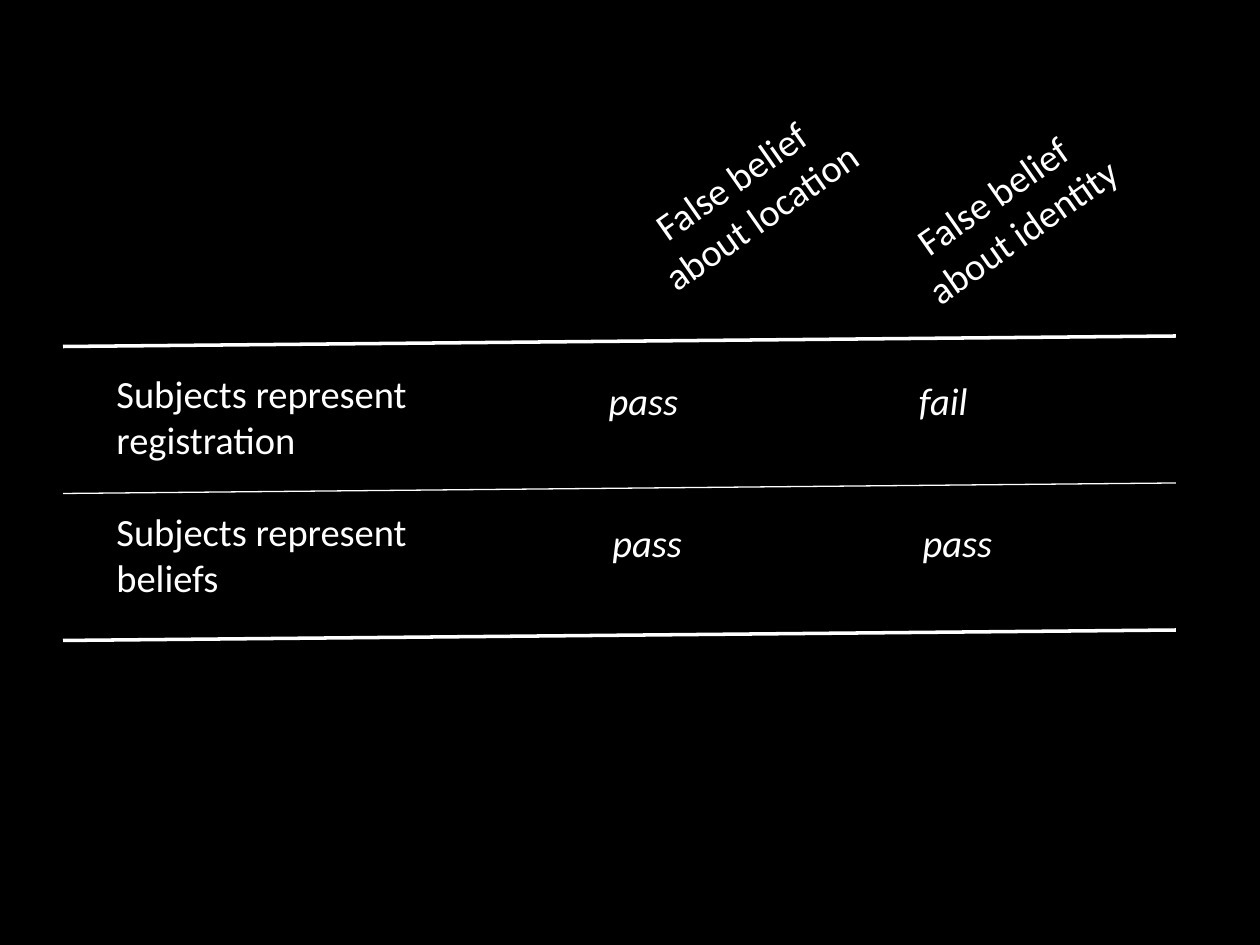
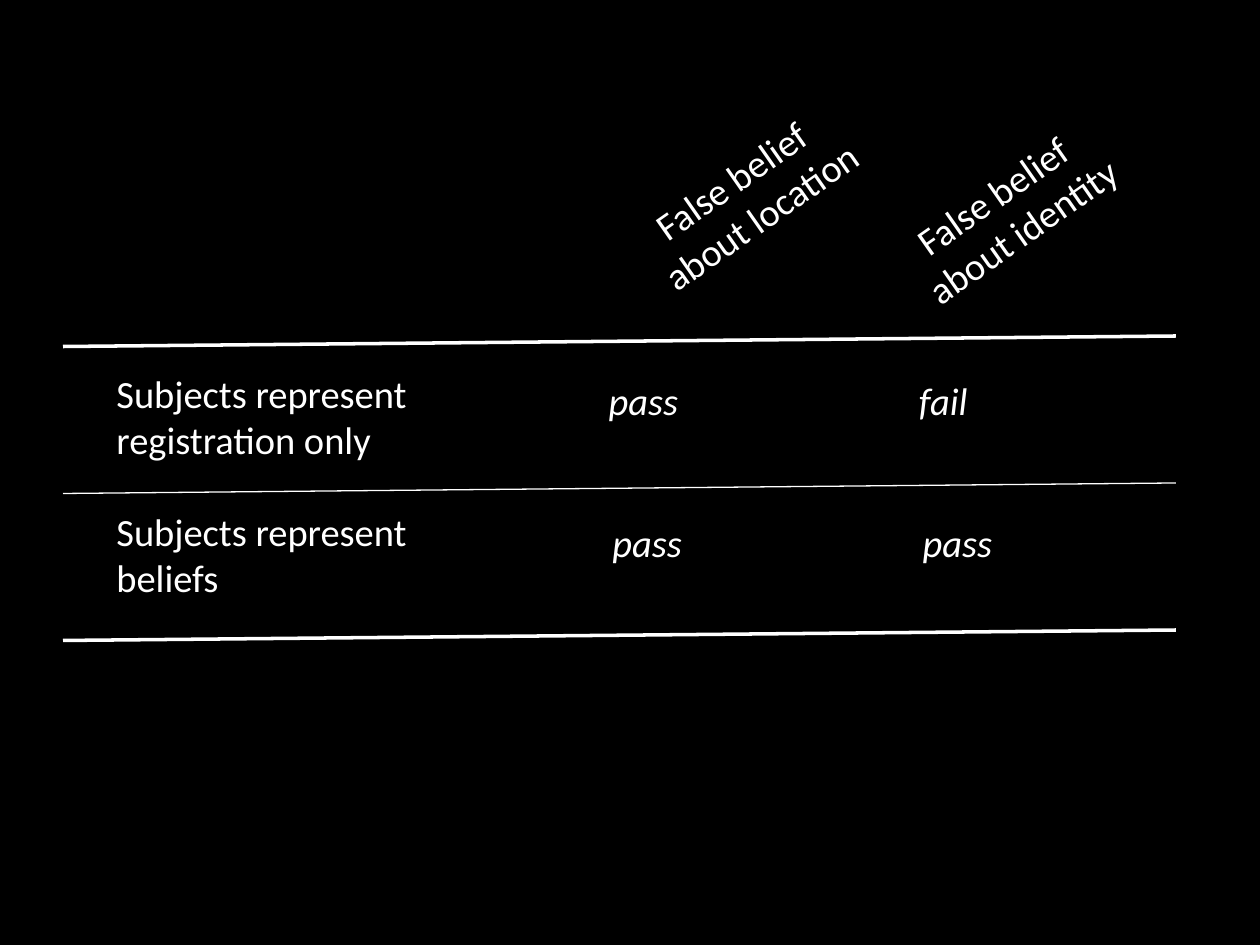
Before and after one commit to butterfill/minimal-theory-of-mind-cuny, a slide deck: slide 16 of minimal theory of mind cuny 05.pptx. Drawn at 1260x945 pixels with LibreOffice and Linux fonts; fonts in the diff are those of the drawing. Boxes give left, top, right and bottom in pixels: in the first picture for what was removed or moved away, otherwise in the second. Text is boxed around its words. In the diff, an @@ line names an element or a change of style, - is before the commit and + after.

```diff
--- a/minimal theory of mind cuny 05.pptx
+++ b/minimal theory of mind cuny 05.pptx
@@ text at <box>116,381,407,461</box>: text changed @@
-Subjects represent
-registration
+Subjects represent
+registration only
```
Also in this commit, not shown: 6 other slides changed, 5 slides added, 7 other files.
